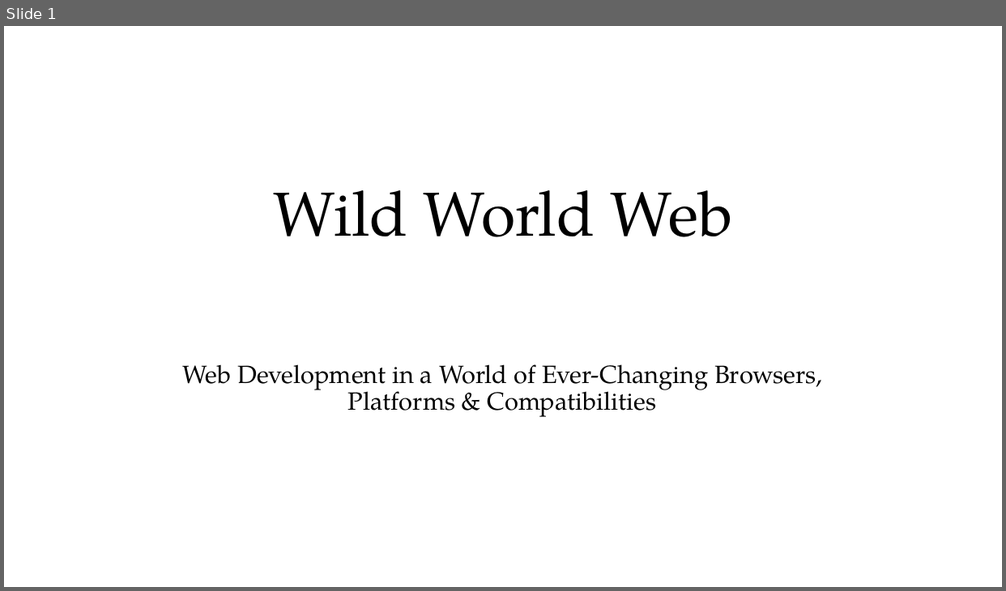
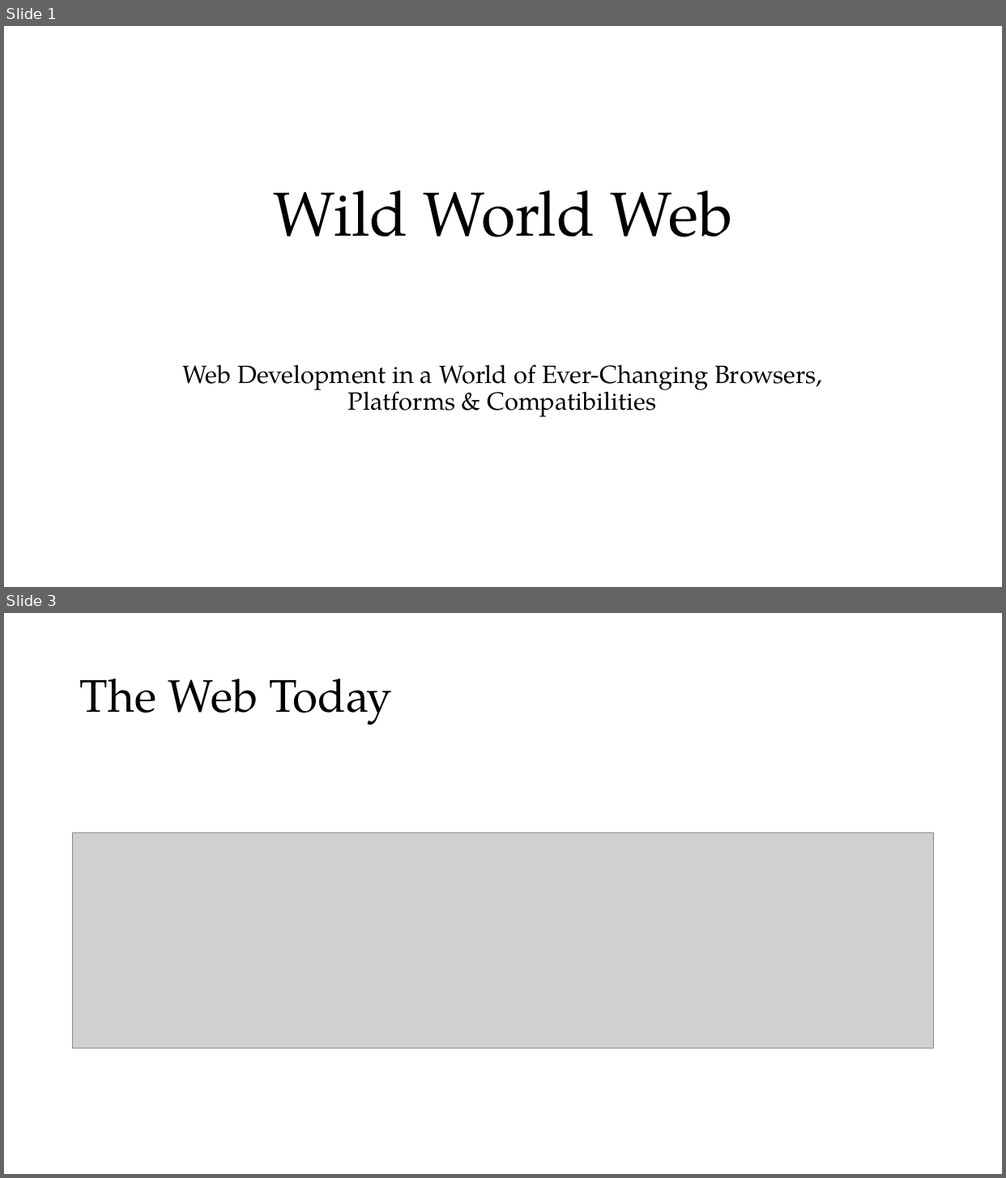
Before and after one commit to roblarsen/rob-larsen-presentations, a slide deck: wild-world-web.pptx. Shown one above the other, each under a label of ours: slide 1 before the commit, slides 1 and 3 after it; the slides between them are not shown. The pictures are 1006x591 and 1006x1178 pixels, drawn with LibreOffice and Linux fonts; fonts in the diff are those of the drawing; grey boxes stand for pictures; background and template pictures are left out. Boxes give left, top, right and bottom in pixels: in the first picture for what was removed or moved away, otherwise in the second. Text is boxed around its words. In the diff, an @@ line names an element or a change of style, - is before the commit and + after.

```diff
--- a/wild-world-web.pptx
+++ b/wild-world-web.pptx
@@ slide 3 added at (4,613,1002,1174), background picture (left out) @@
@@ title added at (80,679,393,725), 44 pt, text #000000 @@
+The Web Today
@@ picture added at (73,833,934,1049) @@
```
Also in this commit, not shown: 4 other slides added, 1 slide removed, 2 other files.
